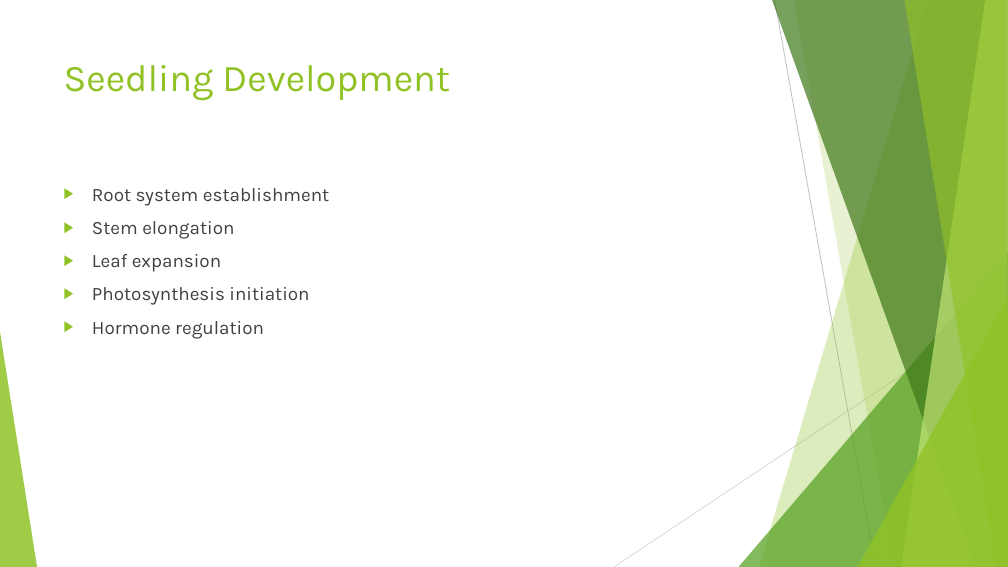
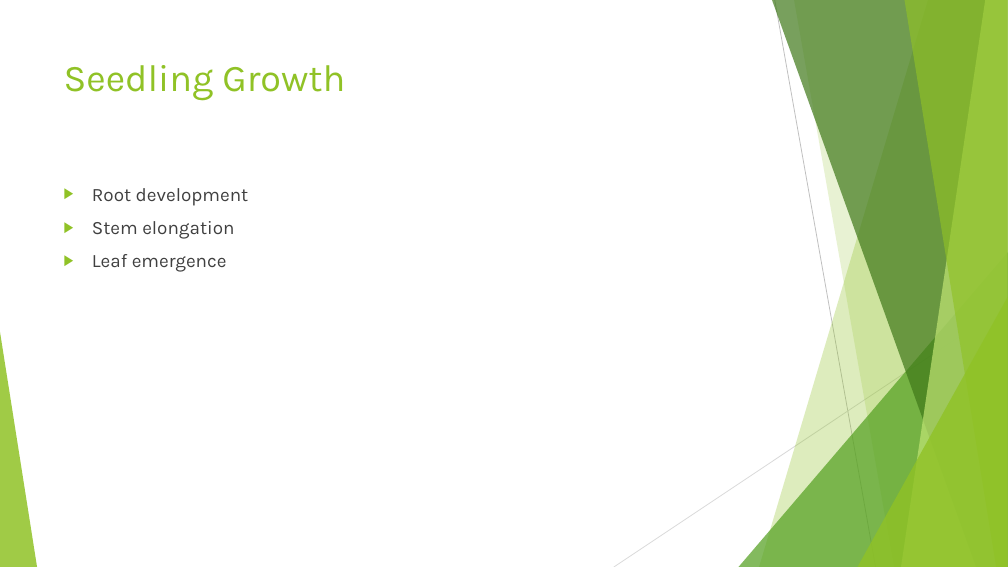
Before and after one commit to ammarmashal/ai-presentation-agent, a slide deck: slide 4 of my_presentation1.11.pptx. Drawn at 1008x567 pixels with LibreOffice and Linux fonts; fonts in the diff are those of the drawing. Boxes give left, top, right and bottom in pixels: in the first picture for what was removed or moved away, otherwise in the second. Text is boxed around its words. In the diff, an @@ line names an element or a change of style, - is before the commit and + after.

```diff
--- a/my_presentation1.11.pptx
+++ b/my_presentation1.11.pptx
@@ title at (x1=64, y1=65, x2=345, y2=101): text changed @@
-Seedling Development
+Seedling Growth
@@ text at (x1=92, y1=188, x2=249, y2=206): text changed @@
-▶ Root system establishment
+▶ Root development
@@ text at (x1=92, y1=254, x2=227, y2=272): text changed @@
-▶ Leaf expansion
-▶ Photosynthesis initiation
-▶ Hormone regulation
+▶ Leaf emergence
```
Also in this commit, not shown: 8 other slides changed, 4 slides added, 3 slides removed, 6 other files.
